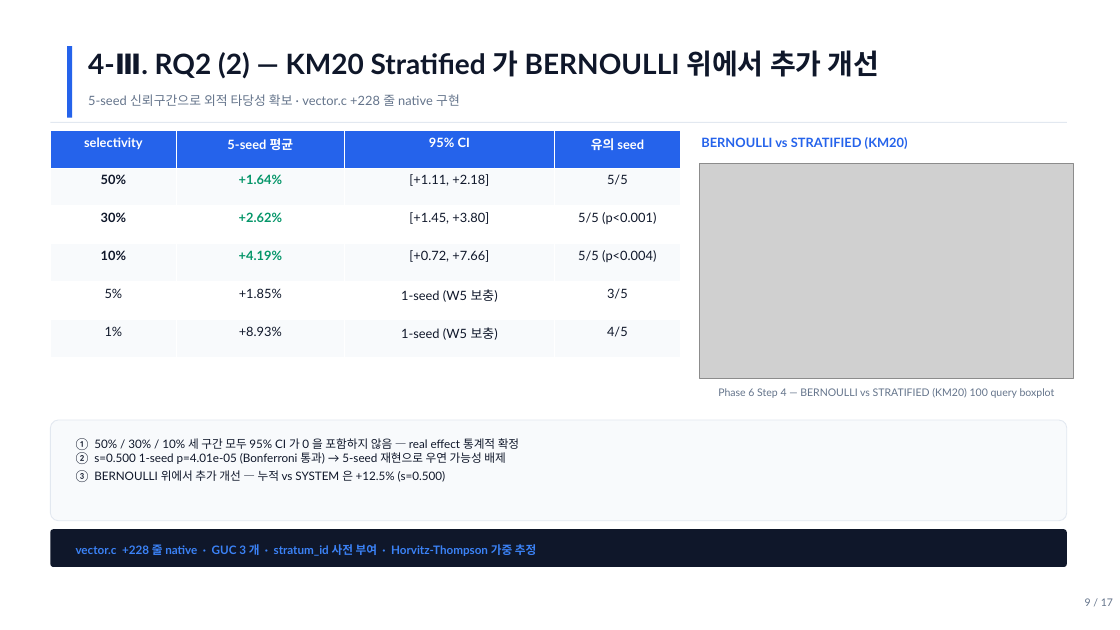
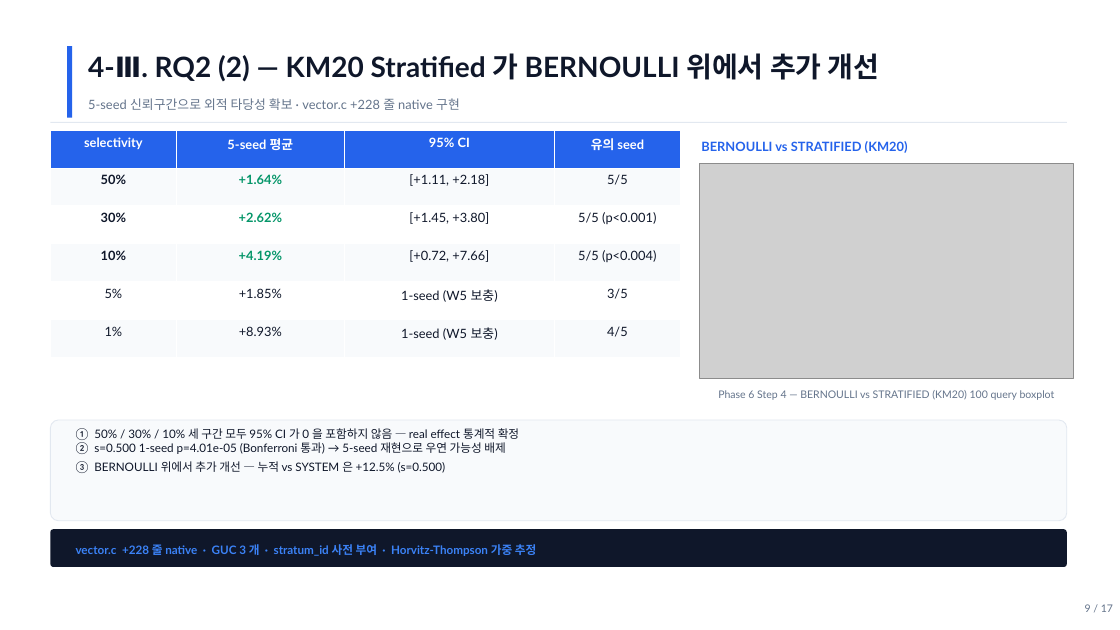
Before and after one commit to johyunbin/Capstone, a slide deck: slide 9 of submission/_drafts/속도는벡터_중간발표.pptx. Drawn at 1120x630 pixels with LibreOffice and Linux fonts; fonts in the diff are those of the drawing; grey boxes stand for pictures. Boxes give left, top, right and bottom in pixels: in the first picture for what was removed or moved away, otherwise in the second. Text is boxed around its words. In the diff, an @@ line names an element or a change of style, - is before the commit and + after.

```diff
--- a/submission/_drafts/속도는벡터_중간발표.pptx
+++ b/submission/_drafts/속도는벡터_중간발표.pptx
@@ vertical alignment top to middle in 6 elements at (x1=88, y1=53, x2=880, y2=84), (x1=88, y1=98, x2=460, y2=110), (x1=1085, y1=604, x2=1113, y2=612), (x1=701, y1=141, x2=908, y2=153), (x1=718, y1=390, x2=1055, y2=400), (x1=76, y1=428, x2=519, y2=473) @@
```
Also in this commit, not shown: 16 other slides changed, 8 other files.
